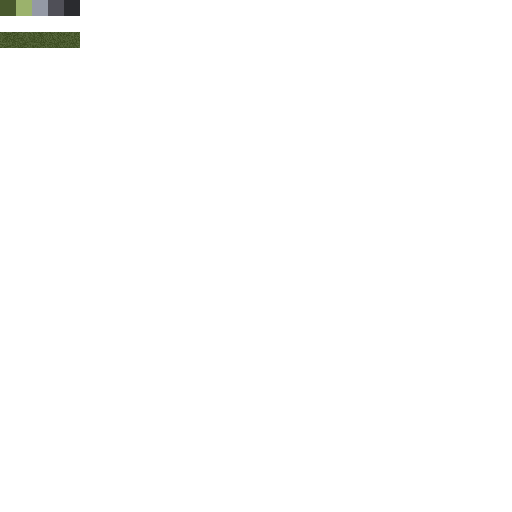
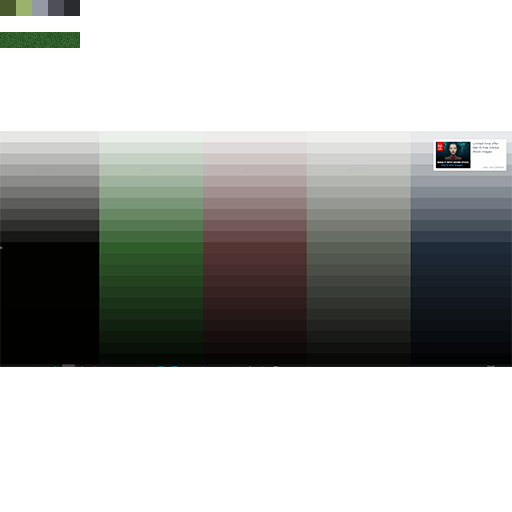
Layered file, before and after one edit (512 x 512). Changes by layer:
added layer "ColorPalette" (1st of 2) above "Layer 4" over box(0, 131, 512, 367)
renamed "Grass1 copy 4" to "Layer 4", painted on it over box(64, 32, 80, 48)
renamed "Grass1 copy 3" to "Layer 3", painted on it over box(48, 32, 64, 48)
renamed "Grass1 copy 2" to "Layer 2", painted on it over box(32, 32, 48, 48)
renamed "Grass1 copy" to "Layer 1", painted on it over box(16, 32, 32, 48)
painted on "Grass1" over box(0, 32, 16, 48)
hid "Layer 0" over box(0, 32, 512, 367)
